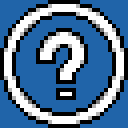
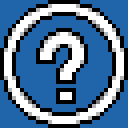
Comparing the layer stacks of the two 128px x 128px images. Changes:
painted on "New Layer#1" over [56, 96, 76, 104]
